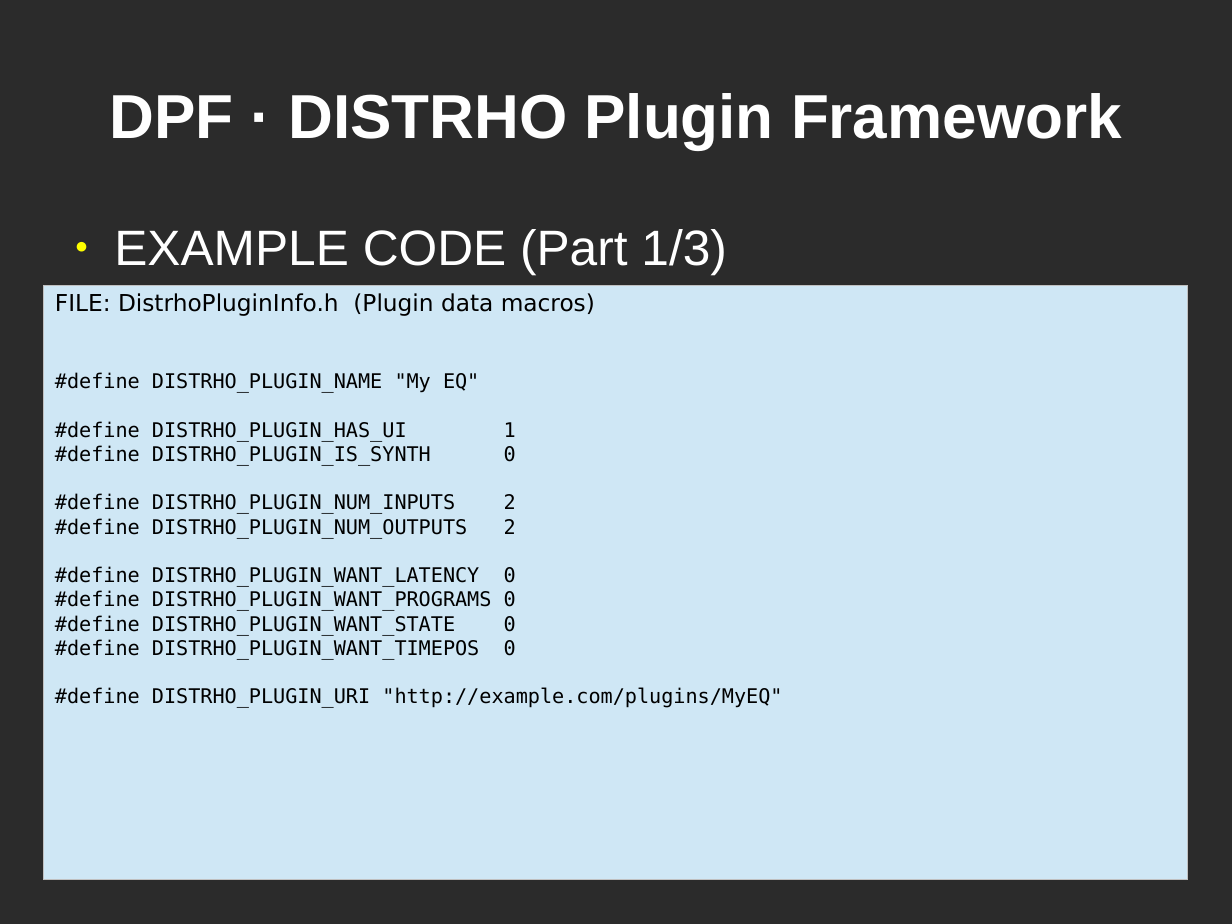
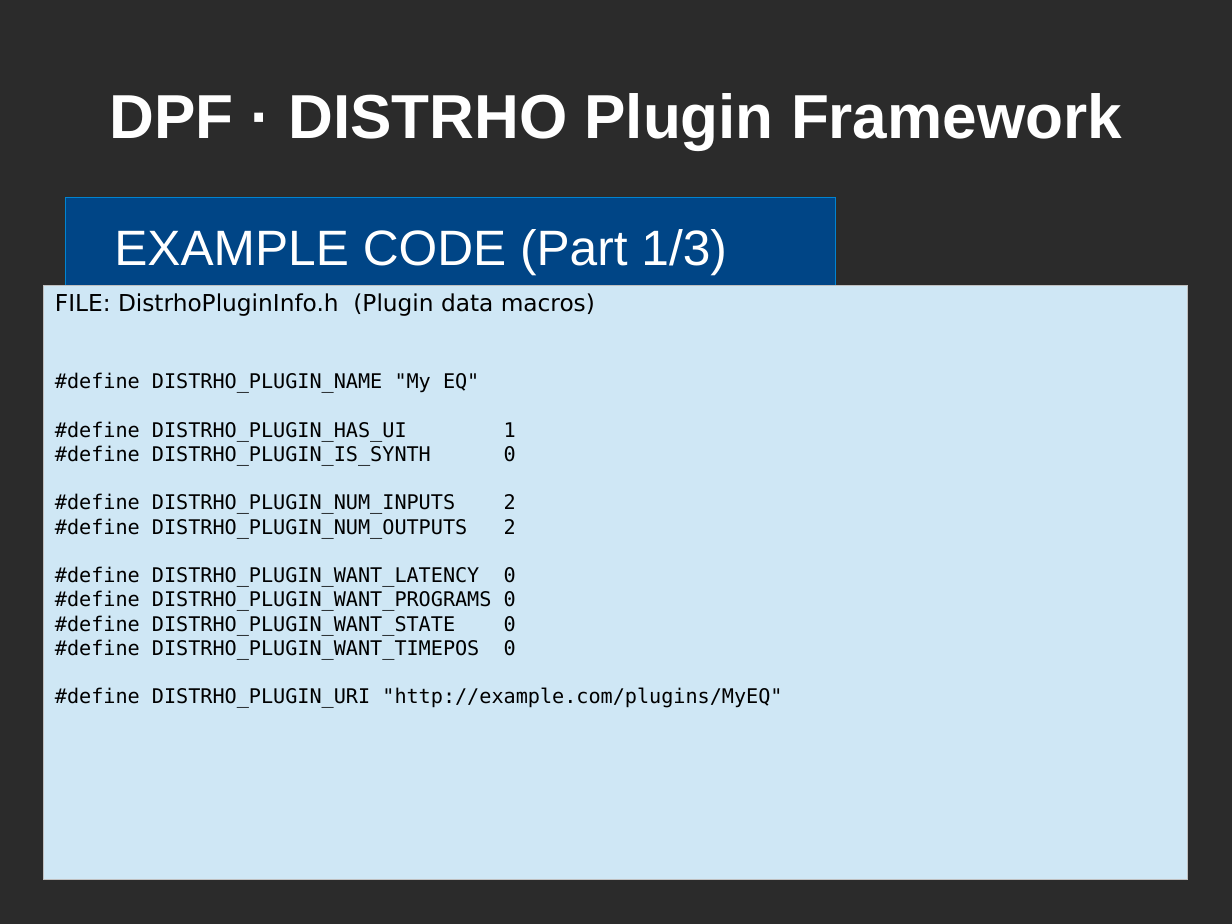
Before and after one commit to DISTRHO/DPF, a slide deck: slide 8 of lac/2014-small-talk.odp (slide 9 before the commit). Drawn at 1232x924 pixels with LibreOffice and Linux fonts; fonts in the diff are those of the drawing; background and template pictures are left out; a plain dark background stands for a picture behind light text. Boxes give left, top, right and bottom in pixels: in the first picture for what was removed or moved away, otherwise in the second. Text is boxed around its words. In the diff, an @@ line names an element or a change of style, - is before the commit and + after.

```diff
--- a/lac/2014-small-talk.odp
+++ b/lac/2014-small-talk.odp
@@ rectangle added at (66, 198, 836, 286), fill #004586, outline #0084D1 0 pt @@
@@ text "EXAMPLE CODE (Part 1/3)" at (114, 229, 727, 275): bullet ● to none @@
```
Also in this commit, not shown: 8 other slides changed, 1 slide removed.
